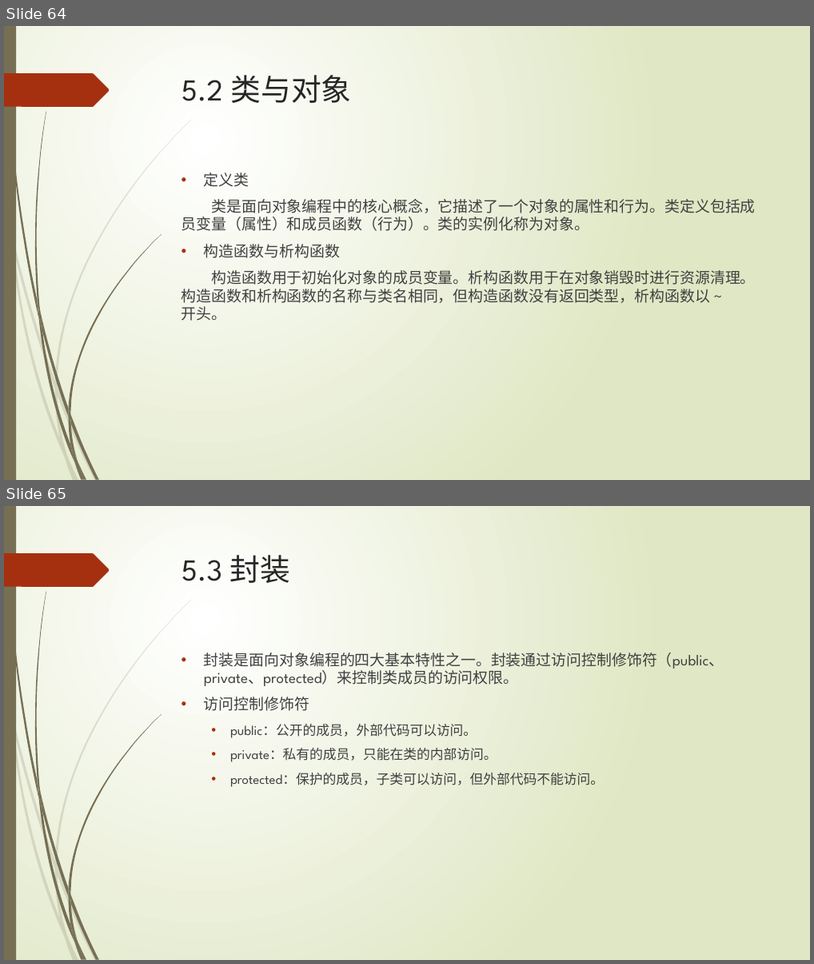
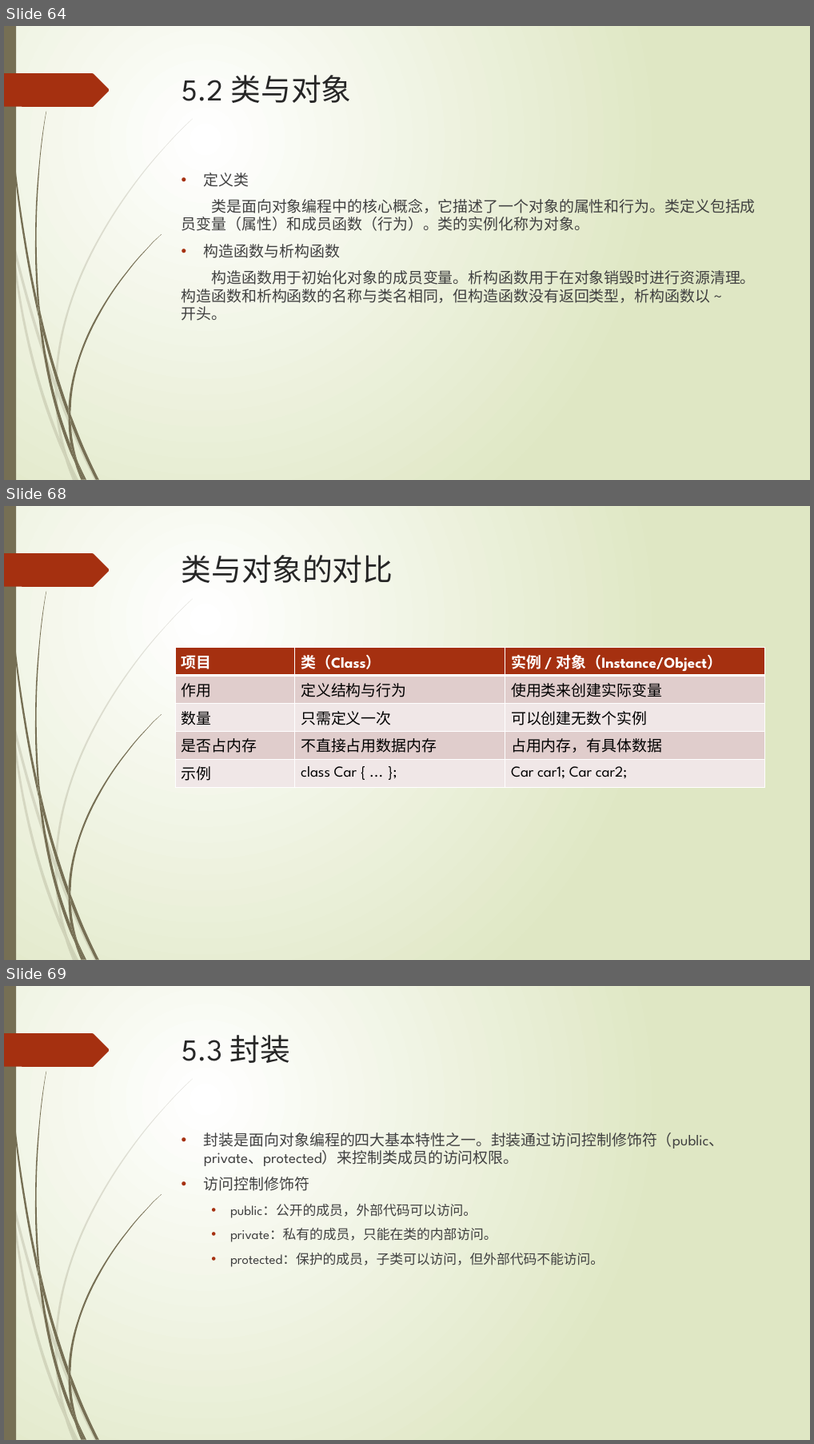
Before and after one commit to liuty2006/learn, a slide deck: learn_cpp/docs/C++语言培训.pptx. Shown one above the other, each under a label of ours: slides 64 and 65 before the commit, slides 64, 68 and 69 after it; the slides between them are not shown. The pictures are 814x964 and 814x1444 pixels, drawn with LibreOffice and Linux fonts; fonts in the diff are those of the drawing. Boxes give left, top, right and bottom in pixels: in the first picture for what was removed or moved away, otherwise in the second. Text is boxed around its words. In the diff, an @@ line names an element or a change of style, - is before the commit and + after.

```diff
--- a/learn_cpp/docs/C++语言培训.pptx
+++ b/learn_cpp/docs/C++语言培训.pptx
@@ slide 68 added at <box>4,506,810,960</box>, background gradient #FFFFFF to #DFE8C4; not listed: 24 template elements that a slide beside it also shows @@
@@ title added at <box>182,555,394,583</box>, 36 pt, text #262626 @@
+类与对象的对比
@@ table added at <box>175,647,765,784</box>, 5 rows, 3 columns @@
+项目 | 类（Class） | 实例 / 对象（Instance/Object）
+作用 | 定义结构与行为 | 使用类来创建实际变量
+数量 | 只需定义一次 | 可以创建无数个实例
+是否占内存 | 不直接占用数据内存 | 占用内存，有具体数据
+示例 | class Car { ... }; | Car car1; Car car2;
@@ what was slide 65 is now slide 69 @@
```
Also in this commit, not shown: 1 slide changed, 8 other slides added, 1 other file.
